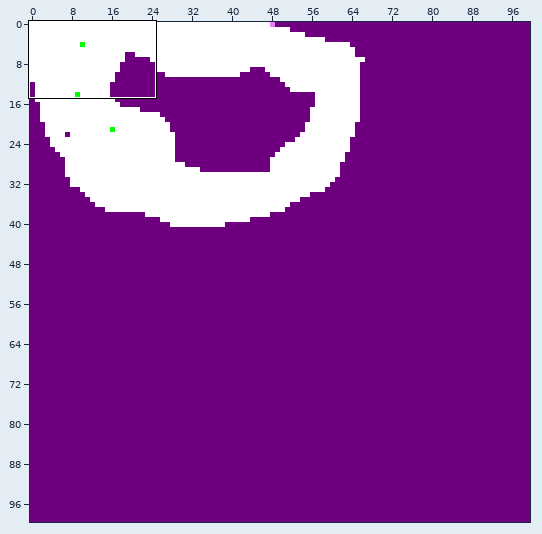
One commit to this Tiled map (JSON): assets/tilemaps/main.json. Above: a wide view before the commit, with the close-up outlined.
Close-up. The starting point:
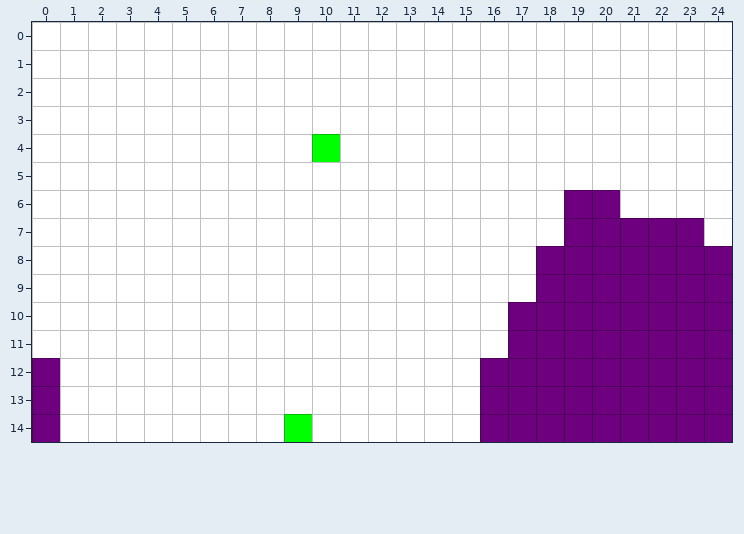
Cells are 32x32 px. Shown: x 0..24, y 0..14. The commit also changed other parts of the map, which this record leaves out.
Once edited:
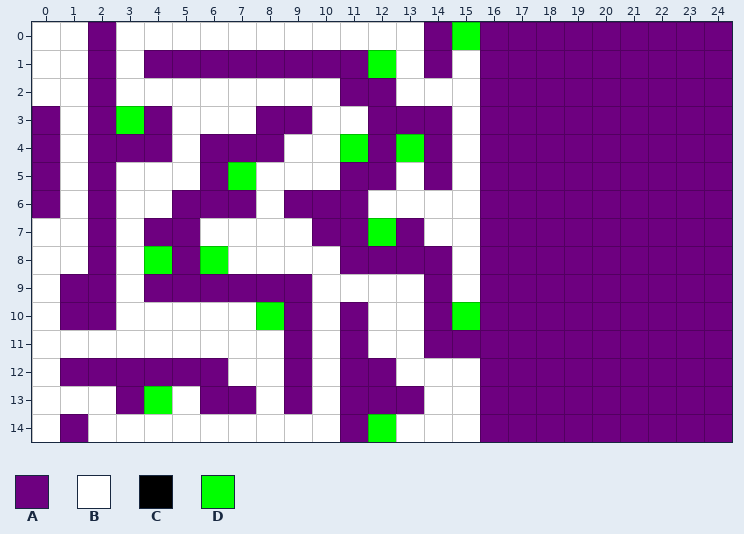
Key: from "collision": A 0; from "main": B 0, C 1; from "switches": D 0.
_ is an empty cell, . an unchanged one.
See-through tiles are keyed as they look on the map.
The edit:
--- layer "terrain"
@@ x 0..24 @@
- 0 ..B...........B.BBBBBBBBB
- 1 ..B.BBBBBBBB..B.BBBBBBBBB
- 2 ..B........BB...BBBBBBBBB
- 3 B.B.B...BB..BBB.BBBBBBBBB
- 4 B.BBB.BBB...B.B.BBBBBBBBB
- 5 B.B...B....BB.B.BBBBBBBBB
- 6 B.B..BBB.BBB....BBB..BBBB
- 7 ..B.BB....BB.B..BBB.....B
- 8 ..B..B.....BBBB.BB.......
- 9 .BB.BBBBBB....B.BB.......
-10 .BB......B.B..B.B........
-11 .........B.B..BBB........
-12 CBBBBBB..B.BB............
-13 C..B..BB.B.BBB...........
-14 CB.........B.............
+ 0 ..C...........C.CCCCCCCCC
+ 1 ..C.CCCCCCCC..C.CCCCCCCCC
+ 2 ..C........CC...CCCCCCCCC
+ 3 C.C.C...CC..CCC.CCCCCCCCC
+ 4 C.CCC.CCC...C.C.CCCCCCCCC
+ 5 C.C...C....CC.C.CCCCCCCCC
+ 6 C.C..CCC.CCC....CCC..CCCC
+ 7 ..C.CC....CC.C..CCC.....C
+ 8 ..C..C.....CCCC.CC.......
+ 9 .CC.CCCCCC....C.CC.......
+10 .CC......C.C..C.C........
+11 .........C.C..CCC........
+12 BCCCCCC..C.CC............
+13 B..C..CC.C.CCC...........
+14 BC.........C.............
--- layer "collision"
@@ x 0..24 @@
- 0 .._..........._._________
- 1 .._.________.._._________
- 2 .._........__..._________
- 3 _._._...__..___._________
- 4 _.___.___..._._._________
- 5 _._..._....__._._________
- 6 _._..___.___....___..____
- 7 .._.__....__._..___....._
- 8 .._.._.....____.__.......
- 9 .__.______...._.__.......
-10 .__......_._.._._........
-11 ........._._..___........
-12 A______.._.__............
-13 A.._..__._.___...........
-14 A_........._.............
+ 0 ..A...........A.AAAAAAAAA
+ 1 ..A.AAAAAAAA..A.AAAAAAAAA
+ 2 ..A........AA...AAAAAAAAA
+ 3 A.A.A...AA..AAA.AAAAAAAAA
+ 4 A.AAA.AAA...A.A.AAAAAAAAA
+ 5 A.A...A....AA.A.AAAAAAAAA
+ 6 A.A..AAA.AAA....AAA..AAAA
+ 7 ..A.AA....AA.A..AAA.....A
+ 8 ..A..A.....AAAA.AA.......
+ 9 .AA.AAAAAA....A.AA.......
+10 .AA......A.A..A.A........
+11 .........A.A..AAA........
+12 _AAAAAA..A.AA............
+13 _..A..AA.A.AAA...........
+14 _A.........A.............
--- layer "switches"
@@ x 12..15 @@
- 0 ..._
- 1 _...
+ 0 ...D
+ 1 D...
@@ x 3..13 @@
- 3 _..........
- 4 .......D_._
- 5 ...._......
+ 3 D..........
+ 4 ......._D.D
+ 5 ....D......
@@ x 4..12 @@
- 7 ........_
- 8 _._......
+ 7 ........D
+ 8 D.D......
@@ x 8..15 @@
-10 _......_
+10 D......D
@@ x 4..12 @@
-13 _........
-14 .....D.._
+13 D........
+14 ....._..D
Where, in picture pixels (left, top, right, bottom), the same in both close-ups:
changed: (32, 22, 732, 442)
